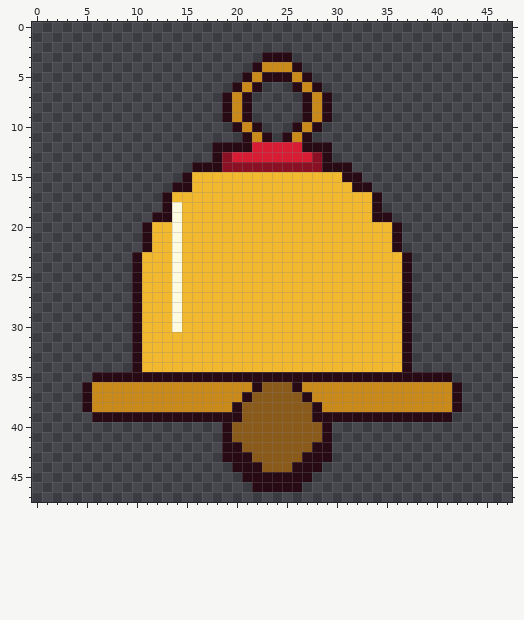
Pixel-art file: 画像完成品/ルーレット_作り直し/Aseprite/symbol_bell.aseprite. That is the earlier state.
48x48 pixels, 1 frame.
New version:
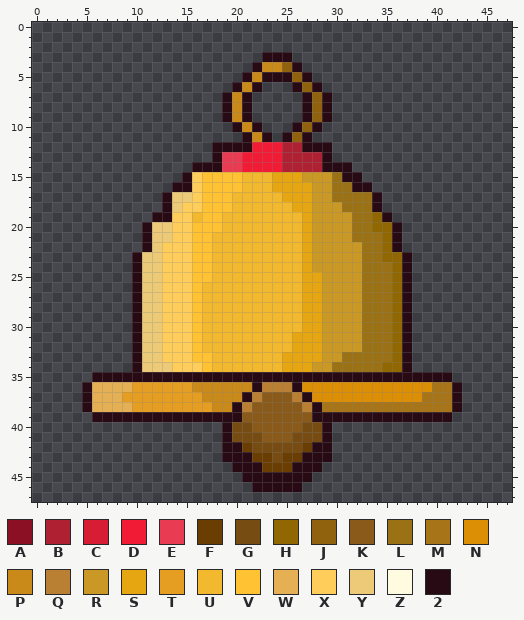
Palette (. is transparent): A #8c1024  B #b02033  C #d81c34  D #f21b36  E #e93c52  F #6a3d03  G #774c13  H #916702  J #91620e  K #8a5a1a  L #9a7215  M #a77418  N #dc8f05  P #c98a1a  Q #b97f32  R #ca9925  S #e5a611  T #e59e21  U #f2b82e  V #ffc232  W #e5b054  X #ffce5a  Y #edca77  Z #fffbe0  2 #280a14
What changed:
@@ x 0..47 @@
  3 .......................222......................
- 4 ......................2PPP2.....................
- 5 .....................2P222P2....................
- 6 ....................2P2...2P2...................
- 7 ...................2P2.....2P2..................
- 8 ...................2P2.....2P2..................
- 9 ...................2P2.....2P2..................
-10 ....................2P2...2P2...................
-11 .....................2P2.2P2....................
-12 ..................2222CCCCC222..................
-13 ..................2ACCCCCCCCA2..................
-14 ................222AAAAAAAAAA222................
-15 ...............2UUUUUUUUUUUUUUU22...............
-16 ..............22UUUUUUUUUUUUUUUU22..............
-17 .............2UUUUUUUUUUUUUUUUUUUU2.............
-18 .............2ZUUUUUUUUUUUUUUUUUUU2.............
-19 ............22ZUUUUUUUUUUUUUUUUUUU22............
-20 ...........2UUZUUUUUUUUUUUUUUUUUUUUU2...........
-21 ...........2UUZUUUUUUUUUUUUUUUUUUUUU2...........
-22 ...........2UUZUUUUUUUUUUUUUUUUUUUUU2...........
-23 ..........2UUUZUUUUUUUUUUUUUUUUUUUUUU2..........
-24 ..........2UUUZUUUUUUUUUUUUUUUUUUUUUU2..........
-25 ..........2UUUZUUUUUUUUUUUUUUUUUUUUUU2..........
-26 ..........2UUUZUUUUUUUUUUUUUUUUUUUUUU2..........
-27 ..........2UUUZUUUUUUUUUUUUUUUUUUUUUU2..........
-28 ..........2UUUZUUUUUUUUUUUUUUUUUUUUUU2..........
-29 ..........2UUUZUUUUUUUUUUUUUUUUUUUUUU2..........
-30 ..........2UUUZUUUUUUUUUUUUUUUUUUUUUU2..........
-31 ..........2UUUUUUUUUUUUUUUUUUUUUUUUUU2..........
-32 ..........2UUUUUUUUUUUUUUUUUUUUUUUUUU2..........
-33 ..........2UUUUUUUUUUUUUUUUUUUUUUUUUU2..........
-34 ..........2UUUUUUUUUUUUUUUUUUUUUUUUUU2..........
+ 4 ......................2PPJ2.....................
+ 5 .....................2P222J2....................
+ 6 ....................2P2...2J2...................
+ 7 ...................2P2.....2J2..................
+ 8 ...................2P2.....2J2..................
+ 9 ...................2P2.....2J2..................
+10 ....................2P2...2J2...................
+11 .....................2P2.2J2....................
+12 ..................2222DDDBB222..................
+13 ..................2EEDDDDBBBB2..................
+14 ................222EEDDDDBBBB222................
+15 ...............2XVVVVUUUSSSRRRL22...............
+16 ..............22XVVVVUUUSSSSRRLL22..............
+17 .............2YYXVVVUUUUUSSSRRLLLL2.............
+18 .............2YXXVVVUUUUUUSSRRRLLL2.............
+19 ............22XXUVVUUUUUUUUSRRRRLLH2............
+20 ...........2YYXXVVVUUUUUUUUSRRRRLLHH2...........
+21 ...........2YYXXVVUUUUUUUUUSRRRRLLLH2...........
+22 ...........2YXXXVVUUUUUUUUUSRRRRRLLH2...........
+23 ..........2YYXXXVVUUUUUUUUUSRRRRRLLHH2..........
+24 ..........2YYXXXVVUUUUUUUUUSRRRRRLLLH2..........
+25 ..........2YYXXXVVUUUUUUUUUSSRRRRLLLH2..........
+26 ..........2YYXXXVUUUUUUUUUUSSRRRRLLLH2..........
+27 ..........2YYXXXVUUUUUUUUUUSSRRRRLLLH2..........
+28 ..........2YYXXXVUUUUUUUUUUSSRRRRLLLH2..........
+29 ..........2YYXXXVUUUUUUUUUUSSRRRRLLLH2..........
+30 ..........2YYXXXVUUUUUUUUUUSSRRRRLLLH2..........
+31 ..........2YYXXXVUUUUUUUUUSSSRRRRLLLH2..........
+32 ..........2YYXXXVUUUUUUUUUSSSRRRRLLLH2..........
+33 ..........2YYXXXVVUUUUUUUSSSSRRLLLLLH2..........
+34 ..........2YYYXXXVUUUUUUUSSSRRLLLLLHH2..........
 35 ......222222222222222222222222222222222222......
-36 .....2PPPPPPPPPPPPPPPP2KKK2PPPPPPPPPPPPPPP2.....
-37 .....2PPPPPPPPPPPPPPP2KKKKK2PPPPPPPPPPPPPP2.....
-38 .....2PPPPPPPPPPPPPP2KKKKKKK2PPPPPPPPPPPPP2.....
+36 .....2WWWWTTTTTTPPPPPP2QQQ2NNNNNNNNNNNNNMM2.....
+37 .....2WWWTTTTTTTTPPPP2QKKKQ2NNNNNNNNNNNMMM2.....
+38 .....2WWWWTTTTTTTTPP2QKKKKKQ2MMMMMMMMMMMMM2.....
 39 ......222222222222222KKKKKKK22222222222222......
-40 ...................2KKKKKKKKK2..................
-41 ...................2KKKKKKKKK2..................
-42 ...................22KKKKKKK22..................
-43 ...................222KKKKK222..................
-44 ....................222KKK222...................
+40 ...................2GGKKKKKGG2..................
+41 ...................2GGGKKKGGG2..................
+42 ...................22FGGGGGF22..................
+43 ...................222FFGFF222..................
+44 ....................222FFF222...................
 45 .....................2222222....................
